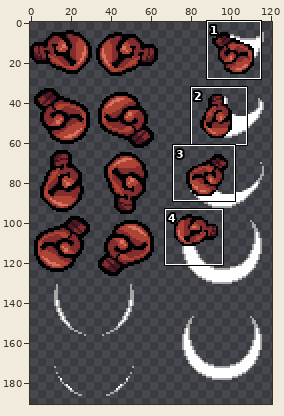
File history of a sprite sheet, resources/gfx/glove_shot.png. Above: a wide view before the commit, with the close-up outlined.
Close-up. Before the commit:
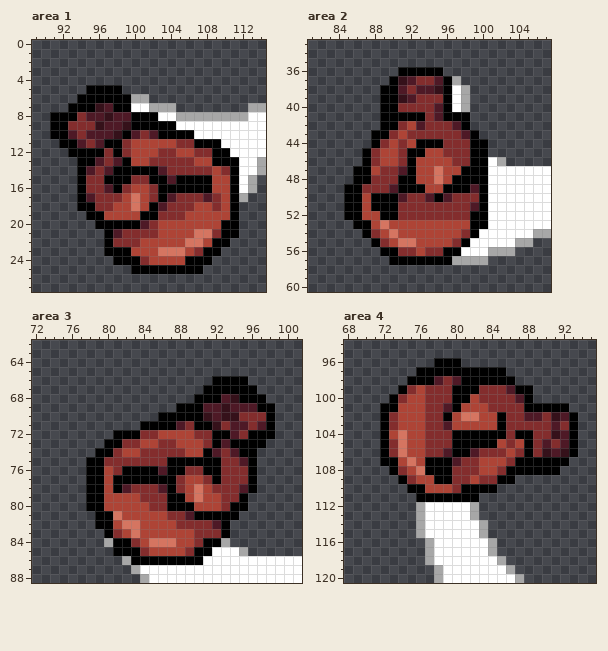
The file is 128x256 pixels. Colours within 5 levels of each other are drawn and written as one. Shown: area 1: x 89..114, y 0..27; area 2: x 81..107, y 33..60; area 3: x 72..101, y 62..88; area 4: x 68..95, y 94..120. The wide view leaves out empty margins.
And afterwards:
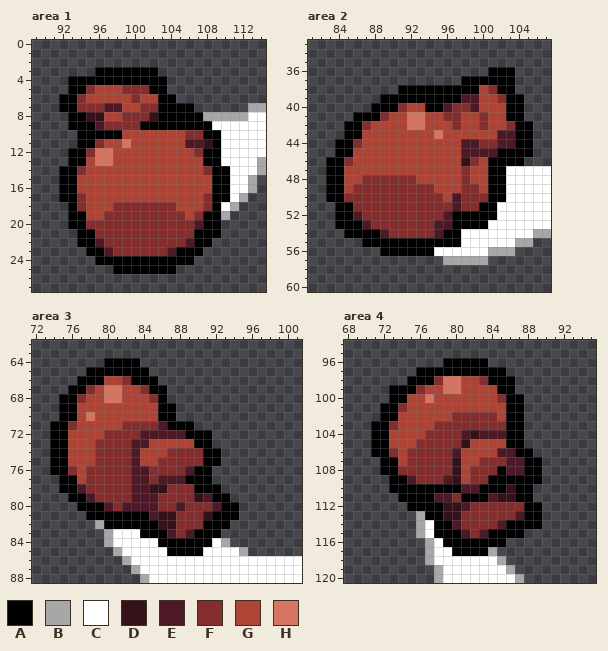
Palette (. is transparent): A #000000  B #a7a7a7  C #ffffff  D #35111a  E #4e1926  F #832d2d  G #ae4436  H #d57561
Difference:
--- area 1
@@ x 89..114 @@
  2 ..........................
- 3 ..........................
- 4 ..........................
- 5 ......AAAA................
- 6 .....AAAAAABB.............
- 7 ....AAADEAACCBBB........BB
- 8 ..AAAFEEDEEAAACCBBBBBBBBCC
- 9 ..AAFFFDEEDAAAAACCCCCCCCCC
-10 ..AAEFEEEDAEFEAAAACCCCCCCC
-11 ...AAEFEAAFGGGGGFFAAACCCCC
-12 ....AAAAFAFGGGFFGGFFAACCCC
-13 .....AAEFEAGGFFFFFGGAAACCB
-14 .....AEFEAAAAAEFFFFFGFACCB
-15 .....AFFAAAFFAAEAAAAGGACB.
-16 .....AFFEAFGGFAAAAAAGGACB.
-17 .....AEFFFGHGFAEFFFEFGAB..
-18 .....AAFFGGHGAEFFFGGFGA...
-19 ......AAGGGGAAFFFGGGGGA...
-20 .......AAAAAEFGGGGGGGAA...
-21 ........AEFFFFGGGGHHFAA...
-22 ........AFFFGGGGGHHGAA....
-23 ........AAAGGGHHHGFAA.....
-24 .........AAAFGGGGAAA......
-25 ...........AAAAAAAA.......
+ 3 .......AAAAAAA............
+ 4 ....AAAAAAAAAAA...........
+ 5 ....AAFGGGFFFAA...........
+ 6 ...AAFGGGGGFGGAA..........
+ 7 ...AAFFFEEGGFFAAAA......BB
+ 8 ....AADDGGFFFDAAAAABBBBBCC
+ 9 ....AAAEFFFFAAAAAAAACCCCCC
+10 .....AAAAAGGGGGGGFFAACCCCC
+11 .....AAFGGHGGGGGGEEDACCCCC
+12 ....AAFHHGGGGGGGGGFAACCCCC
+13 ....AAGHHGGGGGGGGGGAACCCCB
+14 ...AAFGGGGGGGGGGGGGFAACCCB
+15 ...AAGGGGGGGGGGGGGGGAACCB.
+16 ...AAGGGGGGGGGGGGGGGAACCB.
+17 ...AAFGGGGGGGGGGGGGFAACB..
+18 ....AFGGGFFFFFFFGGGFACB...
+19 ....AAGGFFFFFFFFFGFAAB....
+20 ....AAFFFFFFFFFFFFEAA.....
+21 .....AAFFFFFFFFFFFAAA.....
+22 .....AAEFFFFFFFFFEAA......
+23 ......AAEFFFFFFEAAA.......
+24 .......AAAAAAAAAAA........
+25 .........AAAAAAA..........
 26 ..........................
--- area 2
@@ x 81..107 @@
 35 ...........................
-36 ..........AAAAA............
-37 .........ADEFFEAB..........
-38 ........AAEFEEDACB.........
-39 ........AADEFFFACB.........
-40 ........AAFFFFEACB.........
-41 ........AAAAAFEAAA.........
-42 ........AAFGEFFFEA.........
-43 .......AAFGFFFFFFEA........
-44 .......AFGFGAAAFFFAA.......
-45 ......AFGGFAAGGFFFAA.......
-46 ......AFGGFAGGGGFFAACB.....
-47 .....AAGFFEAGGHGGAAACCCCCCC
-48 .....AAFFFAAGGHGAAAACCCCCCC
-49 ....AAFFFEAAAGGAAAEACCCCCCC
-50 ....AAGAAAEFFEAEFFFACCCCCCC
-51 ....AAGAAAFFFFFFFFEACCCCCCC
-52 ....AAGGAAFFFFFFFFAACCCCCCC
-53 .....AAGHGGGGGGGGGAACCCCCCC
-54 ......AFGHGGGGGGGFACCCCCCBB
-55 .......AFGHHGGGGFACCCCCBB..
-56 ........AAFFGFFAACCCBBB....
-57 .........AAAAAAABBBB.......
+36 ....................AAA....
+37 .................AAAAAA....
+38 ..........AAAAAAAAAGFAA....
+39 ........AAAAAAAAAEEGGFAA...
+40 .......AAAFGGAAEFFEGGGAA...
+41 .....AAAFGGHHGGFFGGFGGAA...
+42 ....AAFGGGGHHGGGFGGFGGFAA..
+43 ....AAGGGGGGGGHGGGGGGEEAA..
+44 ...AAFGGGGGGGGGGGEEFFEEAA..
+45 ...AAGGGGGGGGGGGGEEEEAAAA..
+46 ..AAFGGGGGGGGGGGGDFGAAAA...
+47 ..AAGGGGGGGGGGGGGFGGAACCCCC
+48 ..AAGGFFFFFFGGGGGFGGAACCCCC
+49 ..AAGFFFFFFFFFGGGFFGAACCCCC
+50 ..AAFFFFFFFFFFFGEFFFAACCCCC
+51 ...AAFFFFFFFFFFFEFFAACCCCCC
+52 ...AAEFFFFFFFFFEAAAAACCCCCC
+53 ...AAAEFFFFFFFEEAAAACCCCCCC
+54 ....AAAAEFFFFFEAACCCCCCCCBB
+55 ......AAAAAAAAAAACCCCCCBB..
+56 ........AAAAAACCCCCCBBB....
+57 ...............BBBBB.......
 58 ...........................
--- area 3
@@ x 72..101 @@
 63 ..............................
-64 ..............................
-65 ..............................
-66 ....................AAAA......
-67 ...................AAAAAA.....
-68 ..................AAAEDAAA....
-69 ................AAAEEDEEEAA...
-70 ..............AAAAADEDDFFFA...
-71 ............AAAAEFAADFEEFEA...
-72 .........AAAFFGGGGFFAAEFAAA...
-73 ........AAFFGGFFGGGFAEAAAA....
-74 .......AAFGGFFFFFGGAEFEAA.....
-75 ......AAFFFFFFFAAAAAAFFEA.....
-76 ......AAGFAAAAEAAFFAAFFFA.....
-77 ......AAGAAAAAAAFGGFAFFFA.....
-78 ......AAGAEFFFEAFGHGFFFEA.....
-79 ......AAGGGGFFFAAGHGGFFA......
-80 ......AAGGGGGFFAAAGGGFAA......
-81 .......AAHGGGGGFFEAAAAA.......
-82 .......AAGHHGGGGFFFFEA........
-83 ........AFGHGGGGGGFFFA........
-84 ........BAAFGHHHGGFAAB........
-85 .........AAAFGGGGFAACCCB......
-86 ..........BAAAAAAAACCCCCCCCCCC
+64 ........AAAA..................
+65 ......AAAAAAA.................
+66 .....AAAGGFAAA................
+67 ....AAFGHHGGFAA...............
+68 ...AAFGGHHGGGFA...............
+69 ...AAGGGGGGGGGAA..............
+70 ...AAGHGGGGGGGAA..............
+71 ..AAFGGGGGFFFFEAAA............
+72 ..AAGGGGFFFFEEEEEAAA..........
+73 ..AAGGGFFFFEEGGGGGAA..........
+74 ..AAGGGFFFFEGGGFFFFAA.........
+75 ..AAGGGFFFFEGGFFFFFAA.........
+76 ..AAFGFFFFFEEFFFFEAA..........
+77 ...AAGFFFFFEEFEEEAAA..........
+78 ...AAEFFFFFEEDDFFFAAA.........
+79 ....AAEFFFFEEEFFFFDEAA........
+80 .....AAAEFEEEEFFEFFFEAA.......
+81 ......AAAAAAAEDDFFFDAAA.......
+82 .......BAAAAAADDFFFAAA........
+83 ........BCCCAAAEFEAAA.........
+84 ........BCCCCCAAAAAACB........
+85 .........BCCCCCAAAACCCCB......
+86 ..........BCCCCCCCCCCCCCCCCCCC
 87 ...........BCCCCCCCCCCCCCCCCCC
--- area 4
@@ x 68..95 @@
  95 ............................
- 96 ..........AAA...............
+ 96 ...........AAAAA............
  97 ........AAAAAAAAAA..........
- 98 .......AAAEFEAAAAAA.........
- 99 ......AFGFFFAAAFFFEAA.......
-100 .....AFGGFFFAAGFFFFEA.......
-101 ....AAGGGFFEAGGGFFFFAAAAA...
-102 ....AFGGGFFAGHHGGAFFEEFDEA..
-103 ....AFGGGFFEGGGGGAFFFFFEFA..
-104 ....AGHGGFFFAAAAAAFAAFFDEA..
-105 ....AFHGGFFFAAAAAGFGAFEFEA..
-106 ....AFHGGFFEAAEFFFGFAFDEDA..
-107 ....AAGHGAAAEFFGGGFAAAAAA...
-108 .....AFGHAAAFFFGGFAAAAAA....
-109 ......AFGGAAFFGFFAA.........
-110 .......AAGGGFAAAA...........
-111 ........AAAAAAA.............
-112 ........BCCCCCB.............
-113 ........BCCCCCB.............
-114 ........BCCCCCCB............
-115 ........BCCCCCCB............
-116 .........BCCCCCCB...........
-117 .........BCCCCCCB...........
+ 98 .......AAAFHHGGFAAA.........
+ 99 .....AAAFGGHHGGGGAA.........
+100 .....AAGGHGGGGGGGFAA........
+101 ....AAFGGGGGGGGGGGAA........
+102 ....AAGGGGGGFFFFFGAA........
+103 ...AAFGGGGFFFFFFFFAA........
+104 ...AAGGGGFFFFEDEEEAA........
+105 ...AAGGGFFFFFDGGGGAA........
+106 ...AAFGFFFFFEGGGGEEAA.......
+107 ....AAGFFFFFDGGFFFEEAA......
+108 ....AAFFFFFFDGFFFAEEAA......
+109 .....AAEFFFEDGFFAAAAAA......
+110 .....AAAAAAAAEEAAADAA.......
+111 ......AAAAEEFAAAEDDAA.......
+112 .......AAAADDEFFFFFFAA......
+113 ........BAADDFFFFFFEAA......
+114 ........BCAAEFFFFEAAAA......
+115 ........BCAAAEFEAAAA........
+116 .........BCAAAAAAA..........
+117 .........BCCAAAAB...........
 118 .........BCCCCCCCB..........
